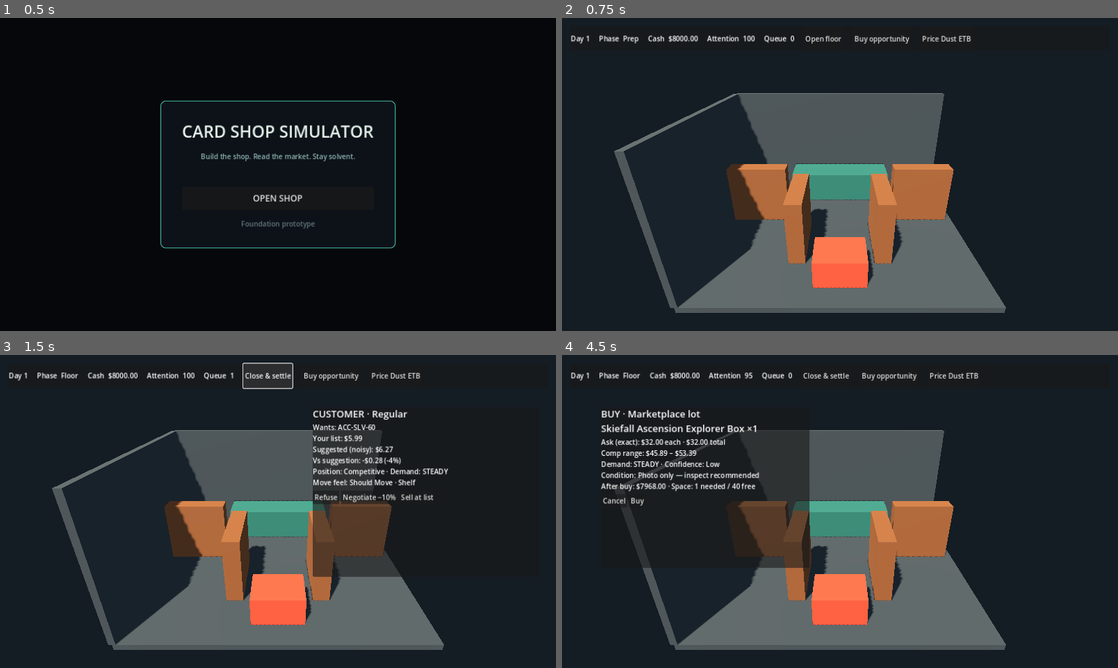
Above: before the commit, frames 1-4 (two rows, left to right).
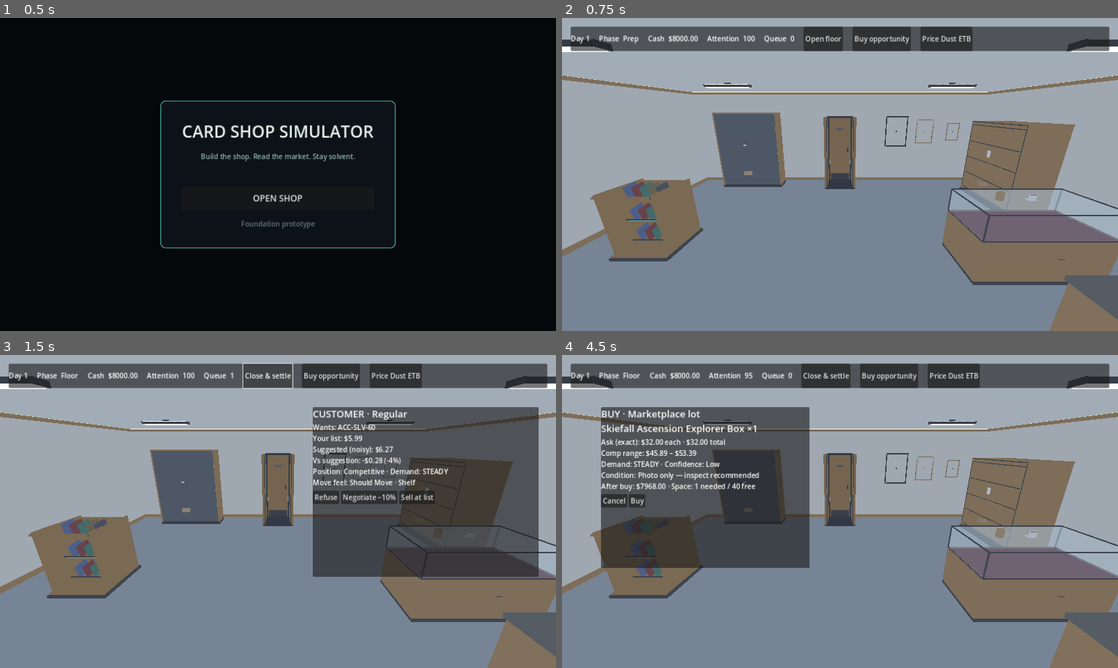
Above: after the commit, the same moments.

Repository: adamwlarson/cardshopsimulator
Game: Godot game, scene res://scenes/boot/boot.tscn
Same seed, same stepped clock (60 frames per second), same inputs: the game is played once before the commit and once after it.
Inputs:
- Up to frame 1 (0.5 s): no input
- Up to frame 2 (0.75 s): click "OPEN SHOP" at 0.5 s
- Up to frame 3 (1.5 s): click "Open floor" at 1.25 s
- Up to frame 4 (4.5 s): click "Buy opportunity" at 2 s; click "Price Dust ETB" at 2.75 s; click "Buy" at 3.5 s; click "Refuse" at 4.25 s

Frame 1 is identical in both runs. In frame 2, 97% of the frame differs, in the area x 0-100%, y 0-100%; in frame 3, 93%; in frame 4, 93%.

Commit message:
Place shop fixtures on retail grid
Co-authored-by: Adam Larson <maddogawl@gmail.com>

Diff:
--- a/scenes/shop/shop_floor.tscn
+++ b/scenes/shop/shop_floor.tscn
@@ -1,8 +1,28 @@
-[gd_scene load_steps=11 format=3]
+[gd_scene load_steps=25 format=3]
 
 [ext_resource type="Script" path="res://scripts/core/day_clock.gd" id="1_clock"]
 [ext_resource type="Script" path="res://scripts/customers/customer_spawner.gd" id="2_customers"]
 [ext_resource type="PackedScene" path="res://scenes/ui/gameplay_hud.tscn" id="3_hud"]
+[ext_resource type="PackedScene" path="res://assets/props/shop/fixtures/prop_shop_shell_01/prop_shop_shell_01.glb" id="4_shell"]
+[ext_resource type="PackedScene" path="res://assets/props/shop/fixtures/prop_light_overhead_01/prop_light_overhead_01.glb" id="5_light"]
+[ext_resource type="PackedScene" path="res://assets/props/shop/fixtures/prop_door_01/prop_door_01.glb" id="6_door"]
+[ext_resource type="PackedScene" path="res://assets/props/shop/fixtures/prop_sign_open_closed_01/prop_sign_open_closed_01.glb" id="7_sign"]
+[ext_resource type="PackedScene" path="res://assets/props/shop/fixtures/prop_counter_01/prop_counter_01.glb" id="8_counter"]
+[ext_resource type="PackedScene" path="res://assets/props/shop/fixtures/prop_display_case_01/prop_display_case_01.glb" id="9_case"]
+[ext_resource type="PackedScene" path="res://assets/props/shop/fixtures/prop_register_01/prop_register_01.glb" id="10_register"]
+[ext_resource type="PackedScene" path="res://assets/props/shop/fixtures/prop_shelf_01/prop_shelf_01.glb" id="11_shelf"]
+[ext_resource type="PackedScene" path="res://assets/props/shop/fixtures/prop_sealed_wall_01/prop_sealed_wall_01.glb" id="12_sealed"]
+[ext_resource type="PackedScene" path="res://assets/props/shop/fixtures/prop_binder_rack_01/prop_binder_rack_01.glb" id="13_binders"]
+[ext_resource type="PackedScene" path="res://assets/props/shop/fixtures/prop_proxy_booster_01/prop_proxy_booster_01.glb" id="14_booster"]
+[ext_resource type="PackedScene" path="res://assets/props/shop/fixtures/prop_proxy_box_01/prop_proxy_box_01.glb" id="15_box"]
+[ext_resource type="PackedScene" path="res://assets/props/shop/fixtures/prop_proxy_etb_01/prop_proxy_etb_01.glb" id="16_explorer"]
+[ext_resource type="PackedScene" path="res://assets/props/shop/fixtures/prop_backstock_door_01/prop_backstock_door_01.glb" id="17_backstock"]
+[ext_resource type="PackedScene" path="res://assets/props/shop/fixtures/prop_poster_frame_sm_01/prop_poster_frame_sm_01.glb" id="18_poster_sm"]
+[ext_resource type="PackedScene" path="res://assets/props/shop/fixtures/prop_poster_frame_md_01/prop_poster_frame_md_01.glb" id="19_poster_md"]
+[ext_resource type="PackedScene" path="res://assets/props/shop/fixtures/prop_poster_frame_lg_01/prop_poster_frame_lg_01.glb" id="20_poster_lg"]
+[ext_resource type="PackedScene" path="res://assets/props/shop/fixtures/prop_price_tag_01/prop_price_tag_01.glb" id="21_price_tag"]
+[ext_resource type="PackedScene" path="res://assets/props/shop/fixtures/prop_price_standee_01/prop_price_standee_01.glb" id="22_standee"]
+[ext_resource type="PackedScene" path="res://assets/props/shop/fixtures/prop_shelf_talker_01/prop_shelf_talker_01.glb" id="23_talker"]
 
 [sub_resource type="Environment" id="Environment_shop"]
 background_mode = 1
@@ -11,39 +31,6 @@
 ambient_light_color = Color(0.72, 0.78, 0.86, 1)
 ambient_light_energy = 0.55
 tonemap_mode = 2
-
-[sub_resource type="StandardMaterial3D" id="Material_floor"]
-albedo_color = Color(0.19, 0.22, 0.24, 1)
-roughness = 0.86
-
-[sub_resource type="BoxMesh" id="Mesh_floor"]
-material = SubResource("Material_floor")
-size = Vector3(9, 0.2, 7.2)
-
-[sub_resource type="StandardMaterial3D" id="Material_counter"]
-albedo_color = Color(0.16, 0.35, 0.32, 1)
-roughness = 0.65
-
-[sub_resource type="BoxMesh" id="Mesh_counter"]
-material = SubResource("Material_counter")
-size = Vector3(4.2, 1.25, 1.2)
-
-[sub_resource type="StandardMaterial3D" id="Material_shelf"]
-albedo_color = Color(0.42, 0.27, 0.17, 1)
-roughness = 0.76
-
-[sub_resource type="BoxMesh" id="Mesh_shelf"]
-material = SubResource("Material_shelf")
-size = Vector3(2.2, 2.2, 0.55)
-
-[sub_resource type="StandardMaterial3D" id="Material_display"]
-albedo_color = Color(0.8, 0.28, 0.21, 1)
-metallic = 0.1
-roughness = 0.4
-
-[sub_resource type="BoxMesh" id="Mesh_display"]
-material = SubResource("Material_display")
-size = Vector3(1.6, 0.9, 1.2)
 
 [node name="ShopFloor" type="Node3D"]
 
@@ -57,54 +44,93 @@
 shadow_enabled = true
 
 [node name="Camera" type="Camera3D" parent="."]
-transform = Transform3D(1, 0, 0, 0, 0.906308, 0.422618, 0, -0.422618, 0.906308, 0, 6.5, 9)
-rotation_degrees = Vector3(-25, 0, 0)
+position = Vector3(4.5, 2.25, -0.45)
+rotation_degrees = Vector3(-17, 0, 0)
 current = true
-fov = 58.0
+fov = 74.0
 
 [node name="Architecture" type="Node3D" parent="."]
 
-[node name="Floor" type="MeshInstance3D" parent="Architecture"]
-position = Vector3(0, -0.1, 0)
-mesh = SubResource("Mesh_floor")
-
-[node name="BackWall" type="CSGBox3D" parent="Architecture"]
-position = Vector3(0, 2.25, -3.6)
-size = Vector3(9, 4.5, 0.2)
-material = SubResource("Material_floor")
-
-[node name="LeftWall" type="CSGBox3D" parent="Architecture"]
-position = Vector3(-4.5, 2.25, 0)
-size = Vector3(0.2, 4.5, 7.2)
-material = SubResource("Material_floor")
+[node name="ShopShell" parent="Architecture" instance=ExtResource("4_shell")]
 
 [node name="Fixtures" type="Node3D" parent="."]
 
-[node name="Counter" type="MeshInstance3D" parent="Fixtures"]
-position = Vector3(0, 0.625, -2.8)
-mesh = SubResource("Mesh_counter")
+[node name="EntranceDoor" parent="Fixtures" instance=ExtResource("6_door")]
+position = Vector3(4.05, 0, 0)
 
-[node name="ShelfLeft" type="MeshInstance3D" parent="Fixtures"]
-position = Vector3(-3.15, 1.1, -0.9)
-mesh = SubResource("Mesh_shelf")
+[node name="OpenClosedSign" parent="Fixtures" instance=ExtResource("7_sign")]
+position = Vector3(4.5, 1.62, 0)
+rotation_degrees = Vector3(0, 180, 0)
 
-[node name="ShelfRight" type="MeshInstance3D" parent="Fixtures"]
-position = Vector3(3.15, 1.1, -0.9)
-mesh = SubResource("Mesh_shelf")
+[node name="BackstockDoor" parent="Fixtures" instance=ExtResource("17_backstock")]
+position = Vector3(4.5, 0, -6.75)
 
-[node name="ShelfCenterLeft" type="MeshInstance3D" parent="Fixtures"]
-position = Vector3(-1.4, 1.1, 0.8)
+[node name="CheckoutCounter" parent="Fixtures" instance=ExtResource("8_counter")]
+position = Vector3(7.2, 0, -1.35)
+
+[node name="Register" parent="Fixtures" instance=ExtResource("10_register")]
+position = Vector3(7.2, 1, -1.35)
+
+[node name="HighValueDisplayCase" parent="Fixtures" instance=ExtResource("9_case")]
+position = Vector3(7.2, 0, -3.15)
+
+[node name="PriceStandee" parent="Fixtures" instance=ExtResource("22_standee")]
+position = Vector3(7.2, 1.05, -3.15)
+
+[node name="BoosterProxy" parent="Fixtures" instance=ExtResource("14_booster")]
+position = Vector3(6.75, 1.05, -3.15)
+
+[node name="BinderRack" parent="Fixtures" instance=ExtResource("13_binders")]
+position = Vector3(1.35, 0, -3.6)
+
+[node name="SealedWall" parent="Fixtures" instance=ExtResource("12_sealed")]
+position = Vector3(1.8, 0, -6.75)
+rotation_degrees = Vector3(0, 180, 0)
+
+[node name="BoosterBoxProxy" parent="Fixtures" instance=ExtResource("15_box")]
+position = Vector3(1.8, 0.45, -6.3)
+rotation_degrees = Vector3(0, 180, 0)
+
+[node name="WallShelf" parent="Fixtures" instance=ExtResource("11_shelf")]
+position = Vector3(8.55, 0, -5.4)
+
+[node name="ExplorerBoxProxy" parent="Fixtures" instance=ExtResource("16_explorer")]
+position = Vector3(8.1, 0.45, -5.4)
 rotation_degrees = Vector3(0, 90, 0)
-mesh = SubResource("Mesh_shelf")
 
-[node name="ShelfCenterRight" type="MeshInstance3D" parent="Fixtures"]
-position = Vector3(1.4, 1.1, 0.8)
+[node name="PriceTag" parent="Fixtures" instance=ExtResource("21_price_tag")]
+position = Vector3(1.8, 1.35, -6.3)
+rotation_degrees = Vector3(0, 180, 0)
+
+[node name="ShelfTalker" parent="Fixtures" instance=ExtResource("23_talker")]
+position = Vector3(8.1, 1.35, -5.4)
 rotation_degrees = Vector3(0, 90, 0)
-mesh = SubResource("Mesh_shelf")
 
-[node name="FeatureDisplay" type="MeshInstance3D" parent="Fixtures"]
-position = Vector3(0, 0.45, 2.3)
-mesh = SubResource("Mesh_display")
+[node name="PosterLarge" parent="Fixtures" instance=ExtResource("20_poster_lg")]
+position = Vector3(6.3, 1.62, -7.2)
+rotation_degrees = Vector3(0, 180, 0)
+
+[node name="PosterMedium" parent="Fixtures" instance=ExtResource("19_poster_md")]
+position = Vector3(7.2, 1.62, -7.2)
+rotation_degrees = Vector3(0, 180, 0)
+
+[node name="PosterSmall" parent="Fixtures" instance=ExtResource("18_poster_sm")]
+position = Vector3(8.1, 1.62, -7.2)
+rotation_degrees = Vector3(0, 180, 0)
+
+[node name="OverheadLights" type="Node3D" parent="Fixtures"]
+
+[node name="FrontLeft" parent="Fixtures/OverheadLights" instance=ExtResource("5_light")]
+position = Vector3(2.25, 2.79, -2.25)
+
+[node name="FrontRight" parent="Fixtures/OverheadLights" instance=ExtResource("5_light")]
+position = Vector3(6.75, 2.79, -2.25)
+
+[node name="BackLeft" parent="Fixtures/OverheadLights" instance=ExtResource("5_light")]
+position = Vector3(2.25, 2.79, -4.95)
+
+[node name="BackRight" parent="Fixtures/OverheadLights" instance=ExtResource("5_light")]
+position = Vector3(6.75, 2.79, -4.95)
 
 [node name="Systems" type="Node" parent="."]
 
